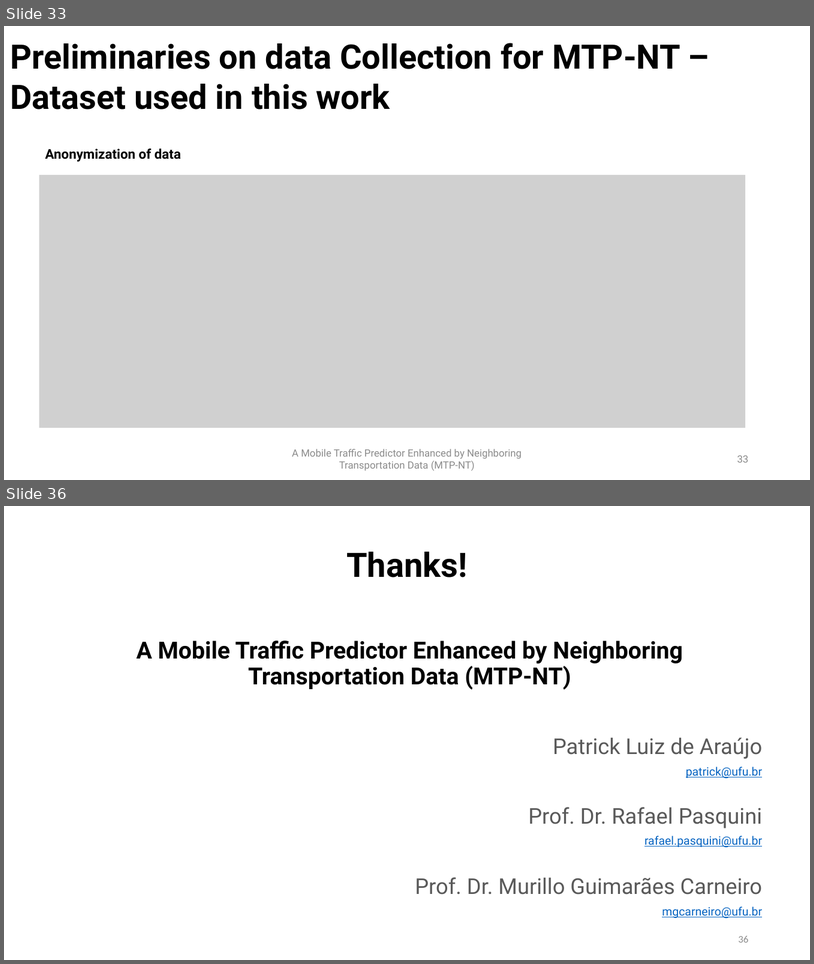
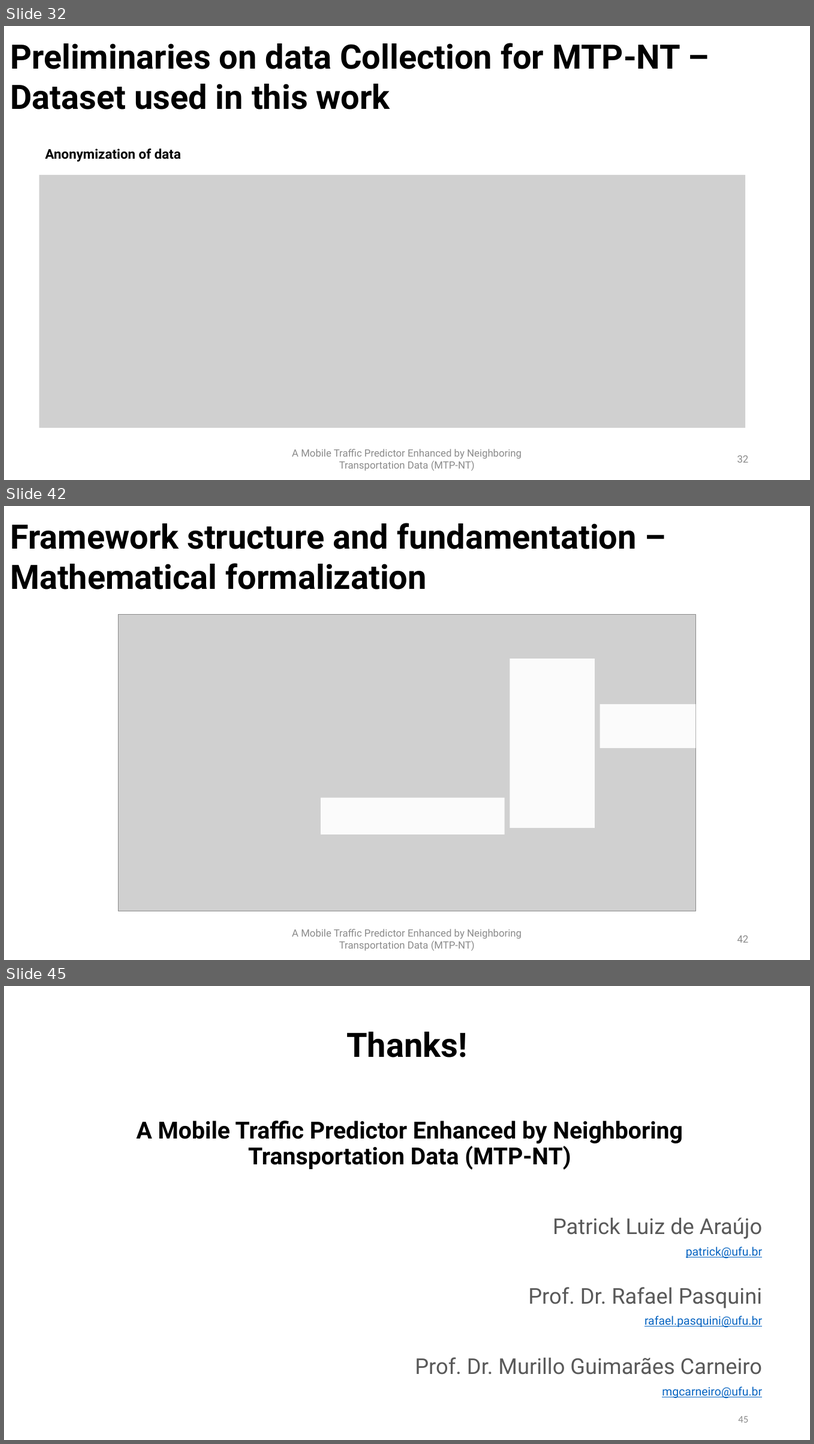
Before and after one commit to PatrickLdA/milan-telecom-analysis, a slide deck: defesa.pptx. Shown one above the other, each under a label of ours: slides 33 and 36 before the commit, slides 32, 42 and 45 after it; the slides between them are not shown. The pictures are 814x964 and 814x1444 pixels, drawn with LibreOffice and Linux fonts; fonts in the diff are those of the drawing; grey boxes stand for pictures. Boxes give left, top, right and bottom in pixels: in the first picture for what was removed or moved away, otherwise in the second. Text is boxed around its words. In the diff, an @@ line names an element or a change of style, - is before the commit and + after.

```diff
--- a/defesa.pptx
+++ b/defesa.pptx
@@ slide 42 added at (x1=4, y1=506, x2=810, y2=960), background #FFFFFF @@
@@ text added at (x1=10, y1=523, x2=637, y2=589), 40 pt, text #000000, bold @@
+Framework structure and fundamentation – Mathematical formalization
@@ picture added at (x1=119, y1=614, x2=696, y2=911) @@
@@ rectangle added at (x1=510, y1=658, x2=595, y2=828), fill #FFFFFF at 93% opacity @@
@@ rectangle added at (x1=600, y1=704, x2=696, y2=748), fill #FFFFFF at 93% opacity @@
@@ rectangle added at (x1=321, y1=798, x2=505, y2=834), fill #FFFFFF at 93% opacity @@
@@ text added at (x1=292, y1=928, x2=522, y2=951), 12 pt, text #8C8C8C @@
+A Mobile Traffic Predictor Enhanced by Neighboring Transportation Data (MTP-NT)
@@ page number added at (x1=738, y1=935, x2=749, y2=942), 12 pt, text #8C8C8C @@
+42
@@ what was slide 33 is now slide 32 @@
@@ page number at (x1=738, y1=455, x2=749, y2=462): text changed @@
-33
+32
@@ what was slide 36 is now slide 45 @@
@@ page number at (x1=738, y1=1416, x2=749, y2=1422): text changed @@
-36
+45
```
Also in this commit, not shown: 11 slides changed, 9 other slides added, 1 slide removed.
